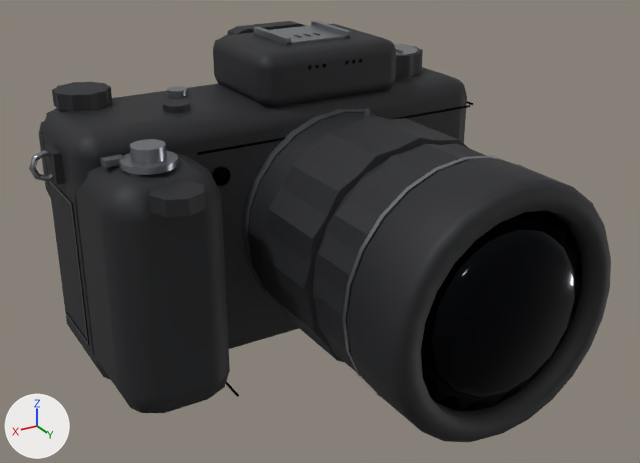
The glTF model public/models/cameras/mirrorless.glb as it was, and as the next commit left it.
Before and after are seen from a camera (50 mm lens) standing at (0.0683, 0.1957, 0.0996) and looking at (-0.0418, 0.0122, 0.0079). The axes (+X, +Y, +Z) are drawn at lower left. The lights are the same throughout. The picture after the commit comes second. Where no turn or scale is listed for an object, it has been applied to the vertices. Vertices at exactly the same position are counted once.

The first picture shows 'body_glass', 'body_shell', 'controls_metal', 'controls_shell', 'details_glass', 'details_metal', 'details_shell', 'lens_glass', 'lens_metal', 'lens_shell'.
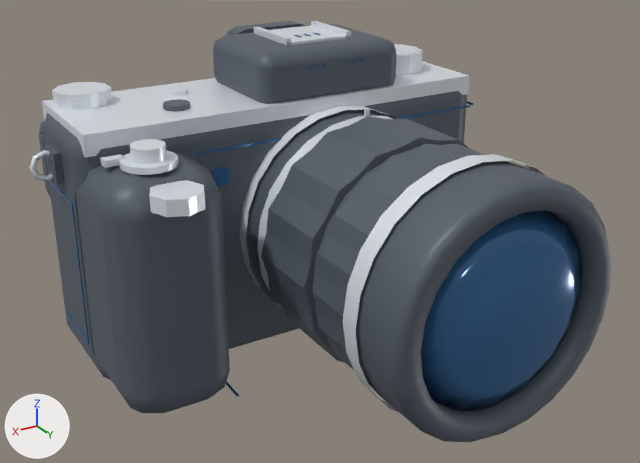
Location of each change, [x1, y1, x2, y2] in pixels of the pictures (640 x 463 px; the box of a moved part takes in the faces that stretch with it):
'body_shell', recoloured (lighter)
    both: [39, 21, 467, 413]
'lens_shell', recoloured (lighter)
    both: [248, 113, 611, 442]
'lens_glass', recoloured, surface changed (black to blue)
    both: [421, 210, 582, 411]
'body_metal', added
    after: [42, 61, 469, 158]
'lens_metal', recoloured, reshaped
    before: [278, 109, 521, 397]
    after: [257, 109, 544, 412]
'details_metal', recoloured, reshaped
    before: [29, 21, 391, 296]
    after: [29, 21, 396, 308]
'body_glass', recoloured, surface changed
    both: [41, 101, 473, 345]
'details_shell', recoloured (lighter)
    both: [45, 145, 65, 185]
'details_glass', recoloured, surface changed
    both: [211, 33, 362, 397]
part 1 of me_details_metal, moved or reshaped
    before: [242, 109, 391, 296]
    after: [240, 106, 396, 308]
part 2 of me_lens_metal, moved or reshaped (not visible before)
    after: [257, 116, 393, 309]
part 3 of me_lens_metal, moved or reshaped
    before: [342, 156, 521, 397]
    after: [343, 154, 544, 412]
part 4 of me_controls_metal, added
    after: [396, 44, 423, 76]
part 5 of me_controls_metal, added
    after: [52, 82, 112, 110]
part 6 of me_controls_metal, added
    after: [149, 180, 205, 217]
part 7 of me_controls_metal, recoloured
    both: [100, 44, 418, 175]
part 8 of me_controls_shell, deleted (black)
    before: [396, 44, 423, 78]
part 9 of me_controls_shell, deleted (black)
    before: [52, 82, 112, 112]
part 10 of me_controls_shell, deleted (black)
    before: [149, 180, 205, 217]
part 11 of me_controls_shell, recoloured (black to greyish blue)
    both: [163, 99, 190, 112]

What changed in the scene script:
```text
Change mat_glass:
    mat_glass.base_color: (0.00334, 0.00403, 0.00605) -> (0.0369, 0.138, 0.319)  # black #0b0d12 -> blue #366899
    mat_glass.metallic: 0.9 -> 0.22
    mat_glass.roughness: 0.08 -> 0.12
Change me_body_shell:
    where me_body_shell.from_pydata(...)  # 216 vertices, 412 faces; spans x -0.105..0.015, y -0.046..0.019, z -0.032..0.0515
    remove me_body_shell.materials.append(mat_shell_black)  # black #1d1e21
    add me_body_shell.materials.append(mat_shell_graphite)  # greyish blue #565e69
Change me_details_metal:
    remove me_details_metal.from_pydata(...)  # 177 vertices, 248 faces; spans x -0.1124..0.0224, y -0.038..0.0, z -0.0321..0.0534
    remove me_details_metal.materials.append(mat_metal_gunmetal)  # grey #8a8d93
    add me_details_metal.from_pydata(...)  # 177 vertices, 248 faces; spans x -0.1124..0.0224, y -0.038..0.0007, z -0.0321..0.0534
    me_details_metal part 1: the loose piece of 48 vertices spanning x -0.0875..-0.0265, y -0.003..0.0, z -0.026..0.035 is scaled about its middle by (1.02, 1.5, 1.02)
    add me_details_metal.materials.append(mat_metal_silver)  # white #e6ebf2
Change me_details_shell:
    where me_details_shell.from_pydata(...)  # 40 vertices, 68 faces; spans x -0.107..0.017, y -0.035..-0.009, z -0.0215..0.0305
    remove me_details_shell.materials.append(mat_shell_black)  # black #1d1e21
    add me_details_shell.materials.append(mat_shell_graphite)  # greyish blue #565e69
Change me_lens_shell:
    where me_lens_shell.from_pydata(...)  # 340 vertices, 624 faces; spans x -0.089..-0.025, y 0.0..0.07, z -0.0275..0.0365
    remove me_lens_shell.materials.append(mat_shell_black)  # black #1d1e21
    add me_lens_shell.materials.append(mat_shell_graphite)  # greyish blue #565e69
Change me_lens_metal:
    remove me_lens_metal.from_pydata(...)  # 104 vertices, 108 faces; spans x -0.089..-0.025, y 0.0097..0.0511, z -0.0275..0.0382
    remove me_lens_metal.materials.append(mat_metal_gunmetal)  # grey #8a8d93
    add me_lens_metal.from_pydata(...)  # 104 vertices, 108 faces; spans x -0.0896..-0.0244, y 0.0069..0.0561, z -0.0281..0.0382
    me_lens_metal part 2: the loose piece of 48 vertices spanning x -0.0873..-0.0267, y 0.0097..0.0113, z -0.0258..0.0348 is scaled about its middle by (1.02, 3.25, 1.02), then moved by (0.0, -0.001, 0.0)
    me_lens_metal part 3: the loose piece of 48 vertices spanning x -0.089..-0.025, y 0.0499..0.0511, z -0.0275..0.0365 is scaled about its middle by (1.02, 4.33, 1.02), then moved by (0.0, 0.003, 0.0)
    add me_lens_metal.materials.append(mat_metal_silver)  # white #e6ebf2
Change me_controls_metal:
    remove me_controls_metal.from_pydata(...)  # 178 vertices, 190 faces; spans x -0.0962..0.0105, y -0.0435..0.0128, z -0.0117..0.0451
    add me_controls_metal.from_pydata(...)  # 304 vertices, 430 faces; spans x -0.0975..0.0111, y -0.0435..0.0265, z -0.0117..0.0451
    me_controls_metal part 4: a new loose piece of 50 vertices spanning x -0.0975..-0.0785, y -0.0325..-0.0135, z 0.0377..0.0443, in mat_metal_silver (white #e6ebf2)
    me_controls_metal part 5: a new loose piece of 42 vertices spanning x -0.0031..0.0111, y -0.0405..-0.0255, z 0.038..0.0422, in mat_metal_silver (white #e6ebf2)
    me_controls_metal part 6: a new loose piece of 34 vertices spanning x -0.0065..0.0065, y 0.0135..0.0265, z 0.026..0.03, in mat_metal_silver (white #e6ebf2)
    me_controls_metal part 7: 190 faces spanning x -0.0962..0.0105, y -0.0435..0.0128, z -0.0117..0.0451 switch from mat_metal_gunmetal (grey #8a8d93) to mat_metal_silver (white #e6ebf2)
Change me_controls_shell:
    remove me_controls_shell.from_pydata(...)  # 322 vertices, 492 faces; spans x -0.0988..0.0111, y -0.0427..0.0265, z -0.0275..0.0443
    add me_controls_shell.from_pydata(...)  # 196 vertices, 252 faces; spans x -0.0988..0.011, y -0.0427..-0.0017, z -0.0275..0.0398
    me_controls_shell part 8: the loose piece of 50 vertices spanning x -0.0975..-0.0785, y -0.0325..-0.0135, z 0.0377..0.0443 is deleted
    me_controls_shell part 9: the loose piece of 42 vertices spanning x -0.0031..0.0111, y -0.0405..-0.0255, z 0.038..0.0422 is deleted
    me_controls_shell part 10: the loose piece of 34 vertices spanning x -0.0065..0.0065, y 0.0135..0.0265, z 0.026..0.03 is deleted
    me_controls_shell part 11: 252 faces spanning x -0.0988..0.011, y -0.0427..-0.0017, z -0.0275..0.0398 switch from mat_shell_black (black #1d1e21) to mat_shell_graphite (greyish blue #565e69)
Add ob_body_metal:
    ob_body_metal = bpy.data.objects.new('body_metal', me_body_metal)  # a box spanning x -0.103..0.013, y -0.04..-0.004, z 0.033..0.0384; in mat_metal_silver (white #e6ebf2)
    ob_body_metal.location = (0.0, 0.0, 0.0)
```
